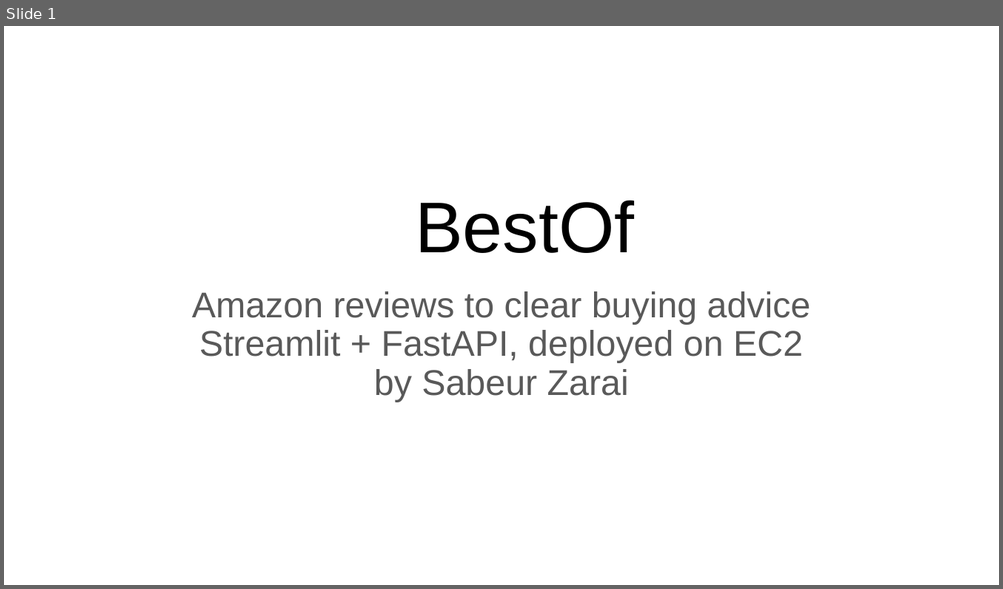
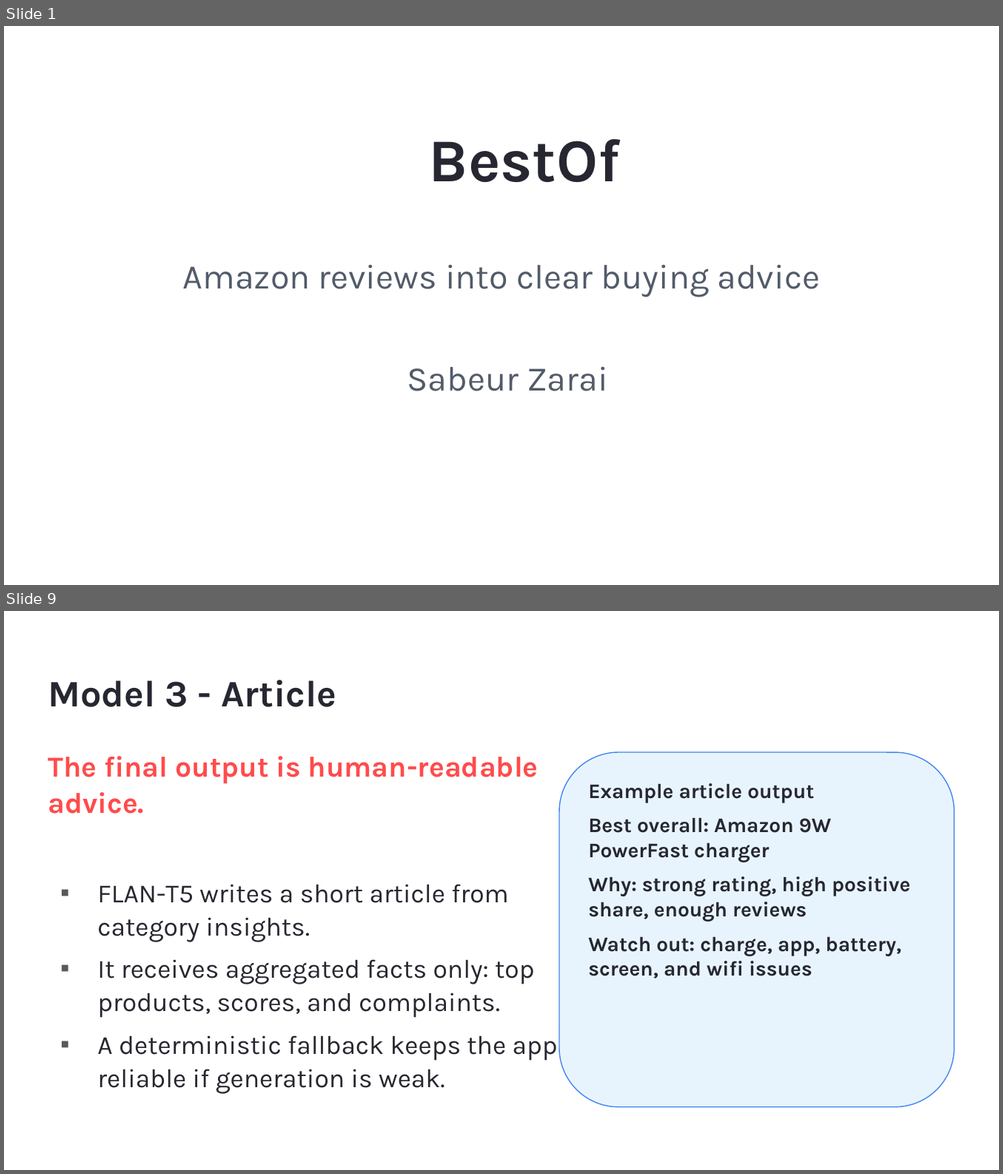
Before and after one commit to sabeurzarai/BestOf, a slide deck: BestOf_presentation.pptx. Shown one above the other, each under a label of ours: slide 1 before the commit, slides 1 and 9 after it; the slides between them are not shown. The pictures are 1003x589 and 1003x1174 pixels, drawn with LibreOffice and Linux fonts; fonts in the diff are those of the drawing. Boxes give left, top, right and bottom in pixels: in the first picture for what was removed or moved away, otherwise in the second. Text is boxed around its words. In the diff, an @@ line names an element or a change of style, - is before the commit and + after.

```diff
--- a/BestOf_presentation.pptx
+++ b/BestOf_presentation.pptx
@@ slide 9 added at box(4, 611, 999, 1170), background #FFFFFF @@
@@ title added at box(48, 680, 336, 707), 27 pt, text #262730, bold @@
+Model 3 - Article
@@ text added at box(48, 756, 558, 1093), 19 pt, text #262730 @@
+The final output is human-readable advice.
+▪ FLAN-T5 writes a short article from category insights.
+▪ It receives aggregated facts only: top products, scores, and complaints.
+▪ A deterministic fallback keeps the app reliable if generation is weak.
@@ rounded rectangle added at box(559, 752, 954, 1108), fill #E8F4FD, outline #4285F4 0.75 pt, 15 pt, text #262730, bold @@
+Example article output
+Best overall: Amazon 9W PowerFast charger
+Why: strong rating, high positive share, enough reviews
+Watch out: charge, app, battery, screen, and wifi issues
@@ slide 1 changed as well @@
@@ title "BestOf" at box(429, 139, 620, 182): size 52 to 44 pt, font Arial to Karla, text colour #000000 to #262730, bold on; more space between paragraphs; vertical alignment bottom to top @@
@@ subtitle at box(183, 265, 820, 392): text changed; size 25.9 to 25 pt; font Arial to Karla; text colour #595959 to #525B69 @@
-Amazon reviews to clear buying advice
-Streamlit + FastAPI, deployed on EC2
-by Sabeur Zarai
+Amazon reviews into clear buying advice
+Sabeur Zarai
```
Also in this commit, not shown: 10 other slides added, 12 slides removed, 5 other files.
